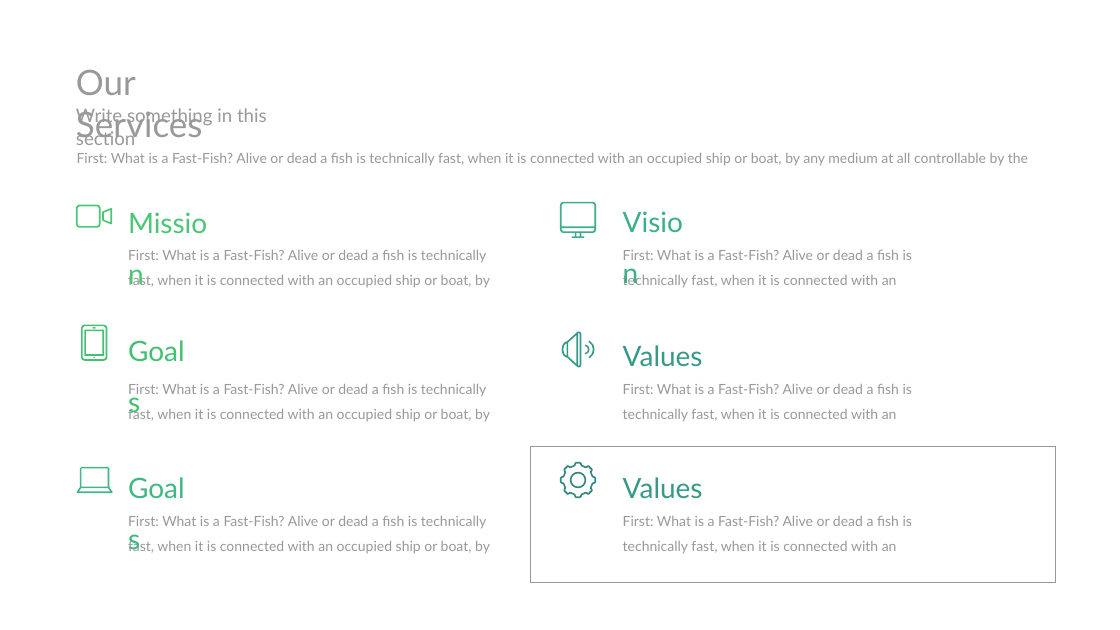
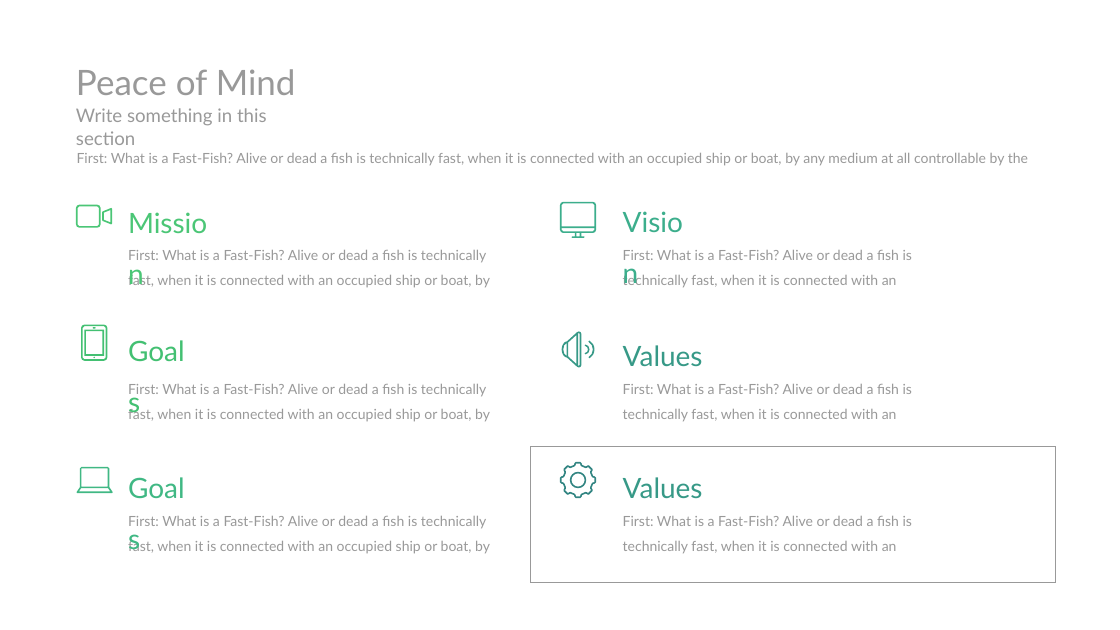
Before and after one commit to DrRoad/Project-TrackPack, a slide deck: slide 2 of Showcase Presentation.pptx (slide 5 before the commit). Drawn at 1120x630 pixels with LibreOffice and Linux fonts; fonts in the diff are those of the drawing. Boxes give left, top, right and bottom in pixels: in the first picture for what was removed or moved away, otherwise in the second. Text is boxed around its words. In the diff, an @@ line names an element or a change of style, - is before the commit and + after.

```diff
--- a/Showcase Presentation.pptx
+++ b/Showcase Presentation.pptx
@@ text at bbox=[76, 69, 296, 95]: text changed @@
-Our Services
+Peace of Mind
```
Also in this commit, not shown: 1 slide added, 4 slides removed.
